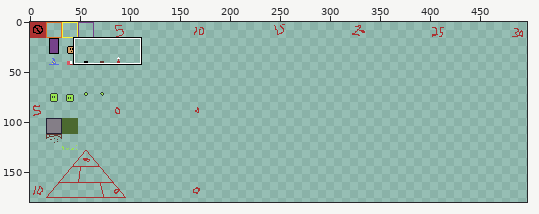
Two states of a pixel-art file, src-resources/ludumDare40/images/ase-512-16.ase. The first picture is a wide view before the edit; the outline marks the close-up.
Close-up. As it was:
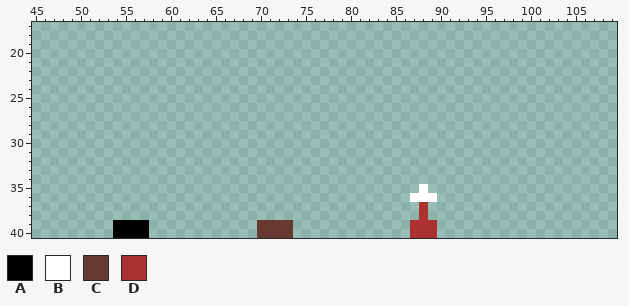
512x512 pixels, 1 frame. Shown: x 45..109, y 17..40. The wide view leaves out empty margins.
Palette (. is transparent): A #000000  B #ffffff  C #663931  D #ac3232
Pixels before, first column x 54:
35 ..................................B.
36 .................................BBB
37 ..................................D.
38 ..................................D.
39 AAAA............CCCC.............DDD
40 AAAA............CCCC.............DDD
New version:
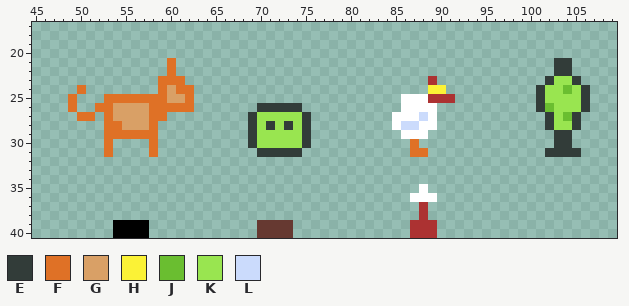
Colours new in this view: E #323c39  F #df7126  G #d9a066  H #fbf236  J #6abe30  K #99e550  L #cbdbfc
The exact change:
Changed rows in their new state; - is an unchanged pixel.
first column x 49:
21 -----------F------------------------------------------EE--
22 -----------F------------------------------------------EE--
23 ----------FFF---------------------------D------------EKKE-
24 -F--------FGFF--------------------------HH----------EKKJKE
25 F---FFFFFFFGGF-----------------------BBBDDD---------EKKKKE
26 F--FFGGGGFFFFF-------EEEEE-----------BBBB-----------EJKKKE
27 -FF-FGGGGFF---------EKKKKKE---------BBBLB------------EKJE-
28 ----FFGGGF----------EKEKEKE---------BLLBB------------EKKE-
29 ----FFFFFF----------EKKKKKE----------BBB--------------EE--
30 ----F----F----------EKKKKKE-----------F---------------EE--
31 ----F----F-----------EEEEE------------FF-------------EEEE-
